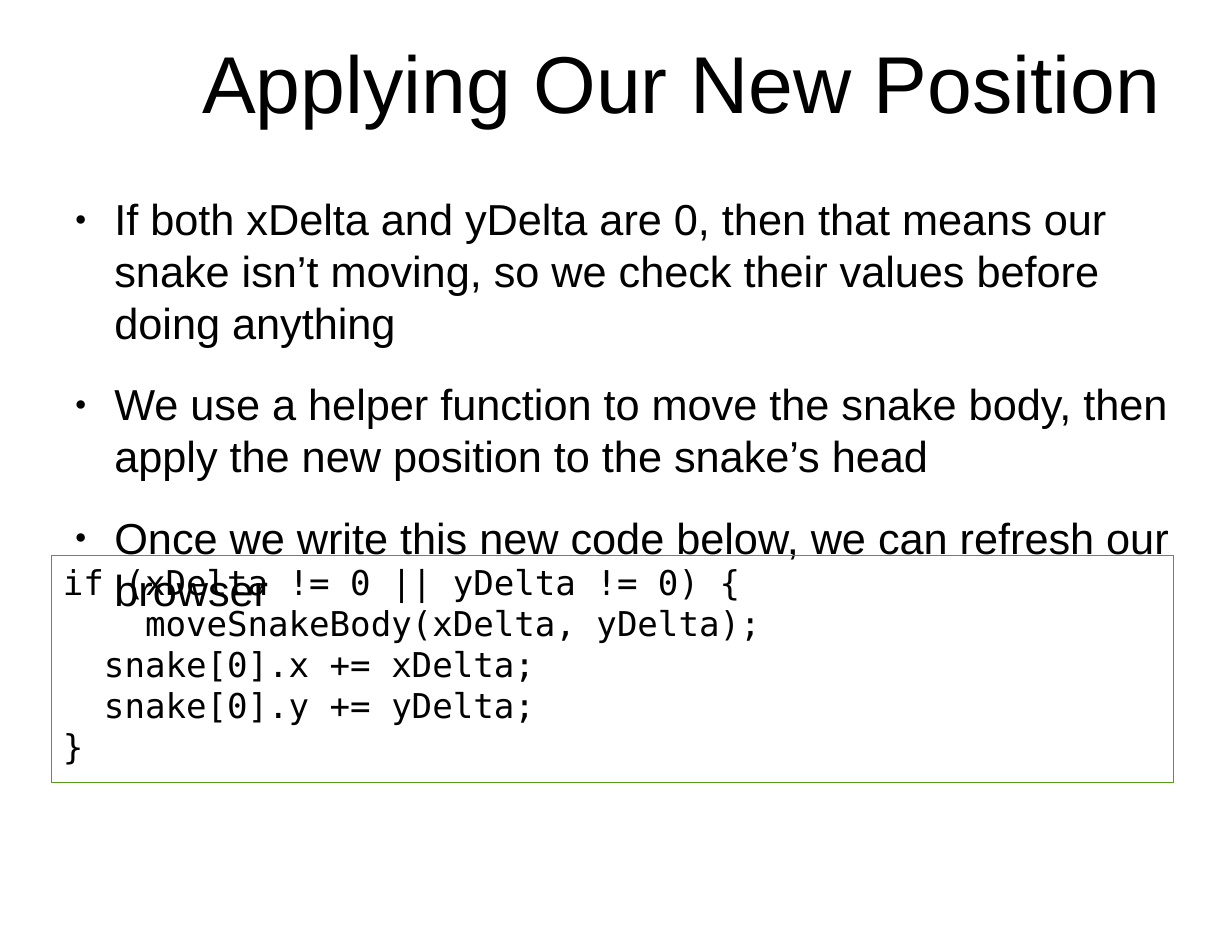
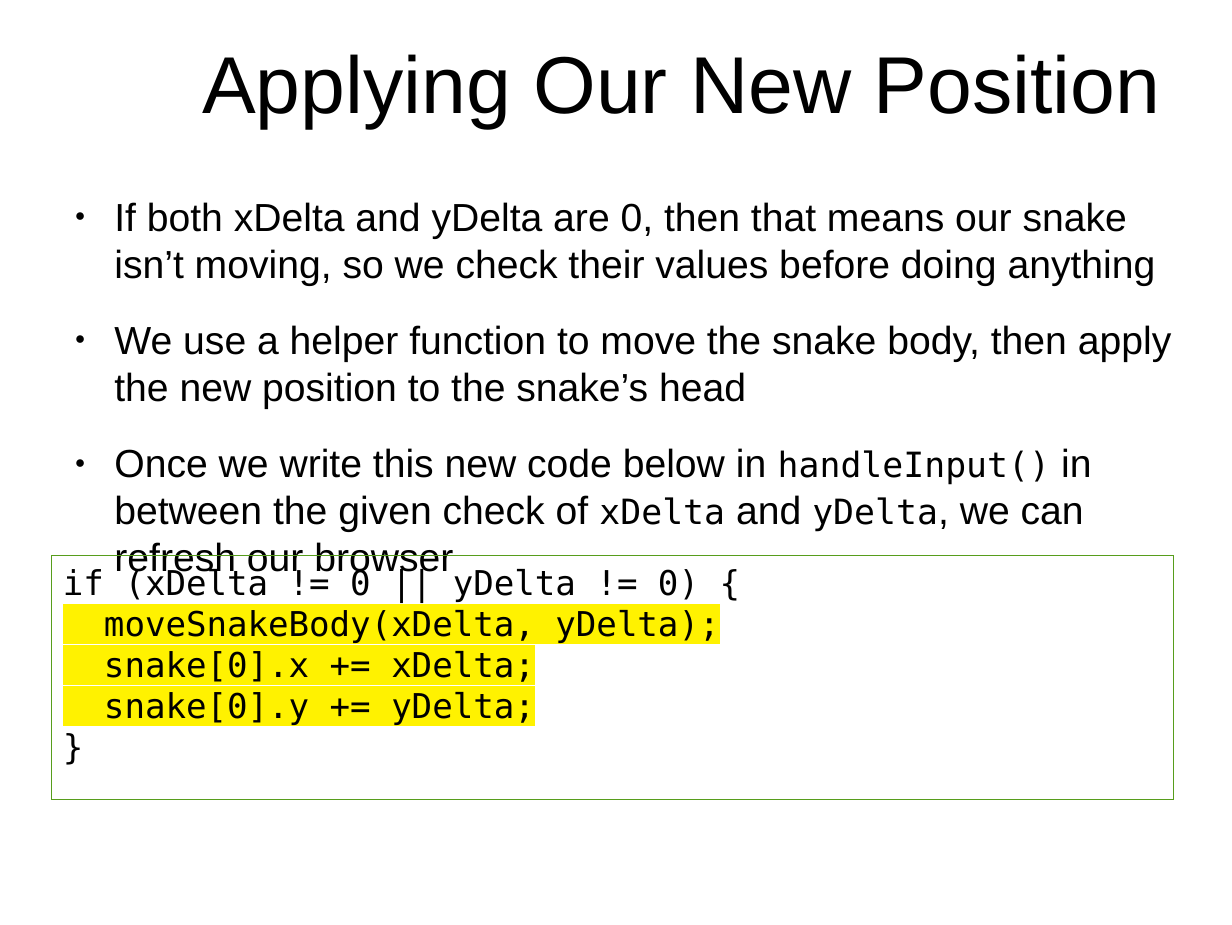
Before and after one commit to originalgrego/Slithers, a slide deck: slide 20 of Slithers - Explorathon 2018.odp. Drawn at 1232x925 pixels with LibreOffice and Linux fonts; fonts in the diff are those of the drawing; background and template pictures are left out. Boxes give left, top, right and bottom in pixels: in the first picture for what was removed or moved away, otherwise in the second. Text is boxed around its words. In the diff, an @@ line names an element or a change of style, - is before the commit and + after.

Commit message:
Updating the draw code to always use the drawImage function when possible. Also update the starter project and slideshow to make code copying a little easier. More updates to the presentation to make it more clear

```diff
--- a/Slithers - Explorathon 2018.odp
+++ b/Slithers - Explorathon 2018.odp
@@ text at [114, 202, 1172, 409]: size 27.9 to 25.2 pt in "If both xDelta and yDelta are 0, ...", "We use a helper function to move ..." @@
@@ text at [114, 448, 1091, 532]: text changed; size 27.9 to 25.2 pt @@
-● Once we write this new code below, we can refresh our browser
+● Once we write this new code below in handleInput() in between the given check of xDelta and yDelta, we can refresh our browser
@@ rectangle "if (xDelta != 0 || ...": place and size @@
-rectangle "if (xDelta != 0 || ..." at [53, 556, 1174, 783]
+rectangle "if (xDelta != 0 || ..." at [53, 556, 1174, 799]
@@ text in rectangle at [104, 610, 719, 725]: highlight none to #FFF200 in "moveSnakeBody(xDelta, yDelta);", "snake[0].x += xDelta;", "snake[0].y += yDelta;" @@
```
Also in this commit, not shown: 13 other slides changed, 2 other files.
